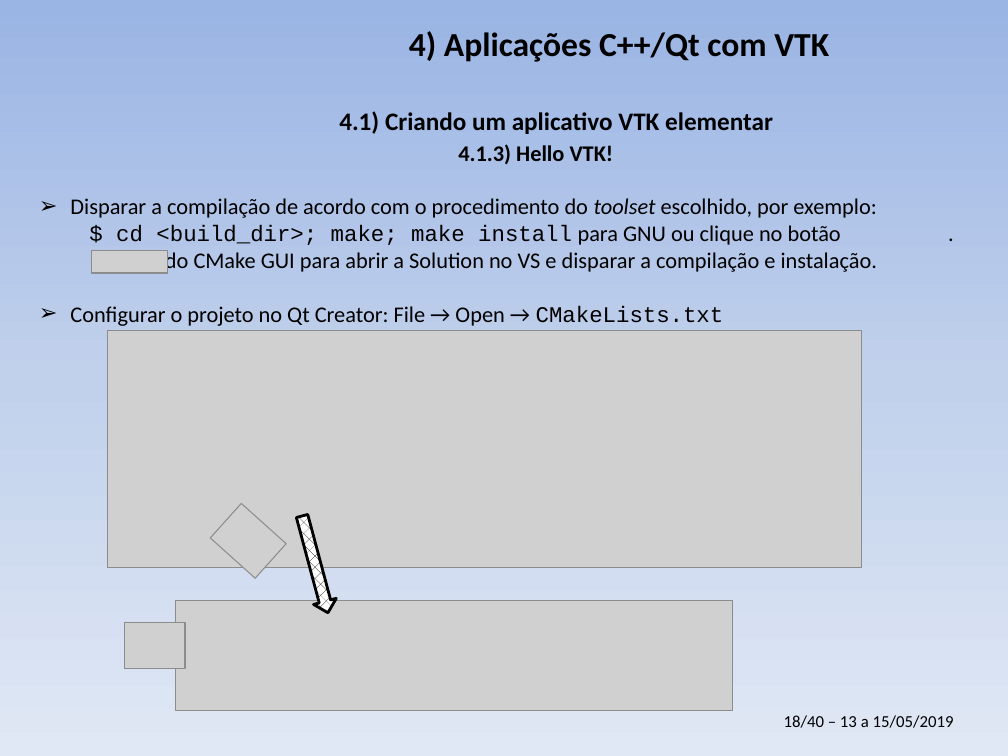
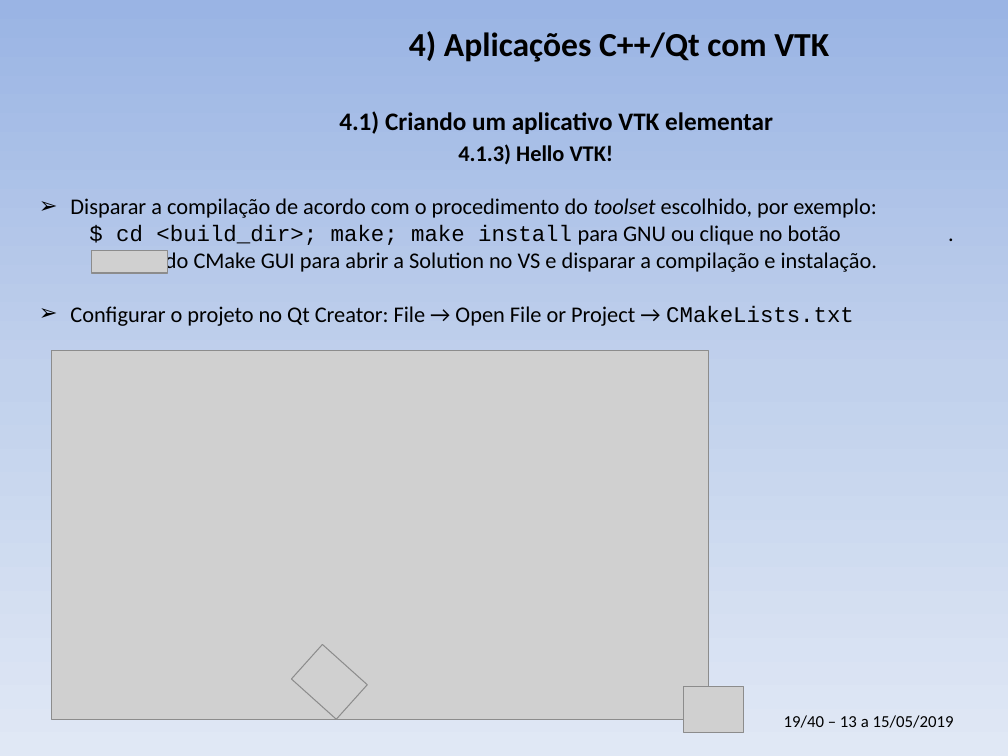
Before and after one commit to PauloCarvalhoRJ/cursoVTKgeo, a slide deck: slide 19 of aulas_3dias/slides_3dias.pptx (slide 18 before the commit). Drawn at 1008x756 pixels with LibreOffice and Linux fonts; fonts in the diff are those of the drawing; grey boxes stand for pictures; background and template pictures are left out. Boxes give left, top, right and bottom in pixels: in the first picture for what was removed or moved away, otherwise in the second. Text is boxed around its words. In the diff, an @@ line names an element or a change of style, - is before the commit and + after.

```diff
--- a/aulas_3dias/slides_3dias.pptx
+++ b/aulas_3dias/slides_3dias.pptx
@@ text at [70, 306, 854, 326]: text changed @@
-➢ Configurar o projeto no Qt Creator: File → Open → CMakeLists.txt
+➢ Configurar o projeto no Qt Creator: File → Open File or Project → CMakeLists.txt
@@ picture added at [51, 351, 709, 719] @@
@@ picture removed at [107, 331, 861, 569] @@
@@ down arrow removed at [291, 513, 339, 615] @@
@@ picture removed at [175, 600, 733, 711] @@
@@ picture: place and size @@
-picture at [210, 504, 286, 579]
+picture at [292, 644, 368, 719]
@@ picture: place and size @@
-picture at [125, 622, 185, 668]
+picture at [683, 686, 744, 733]
@@ text at [784, 715, 954, 728]: text changed @@
-18/40 – 13 a 15/05/2019
+19/40 – 13 a 15/05/2019
```
Also in this commit, not shown: 5 other slides changed, 3 slides added.
